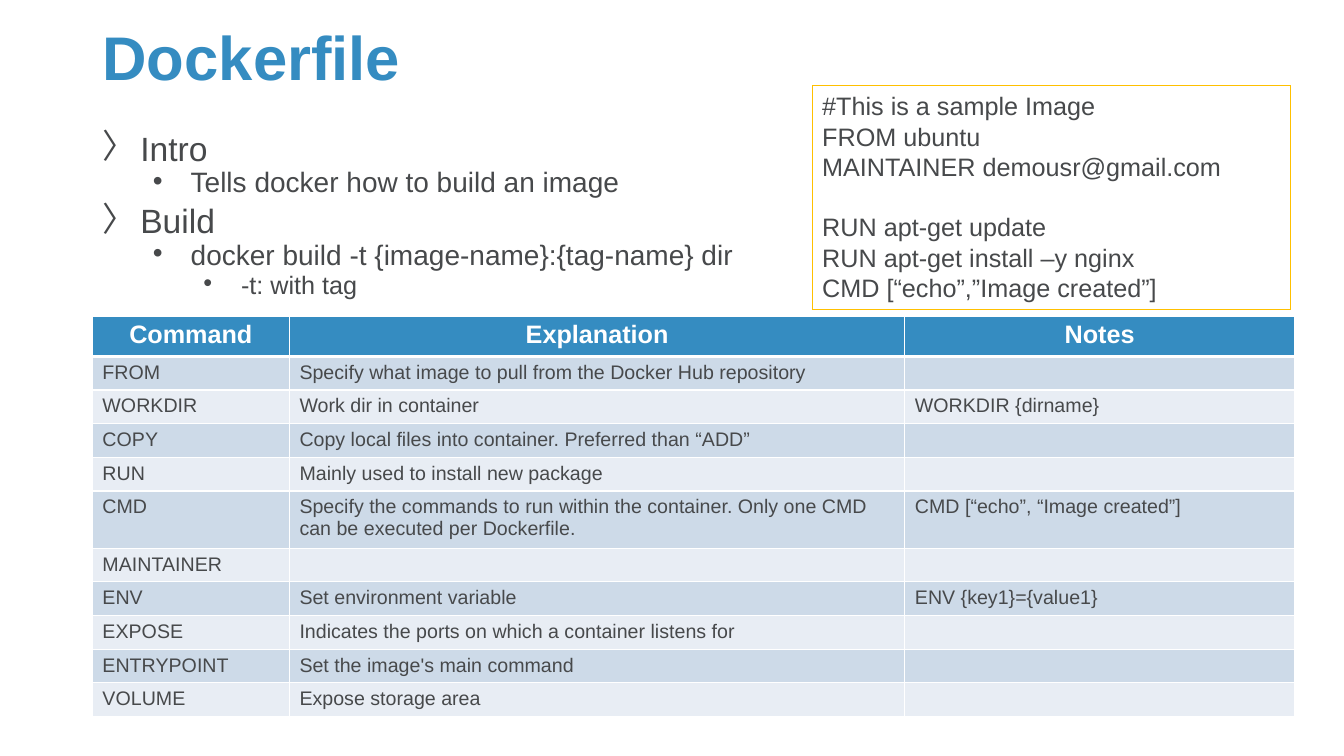
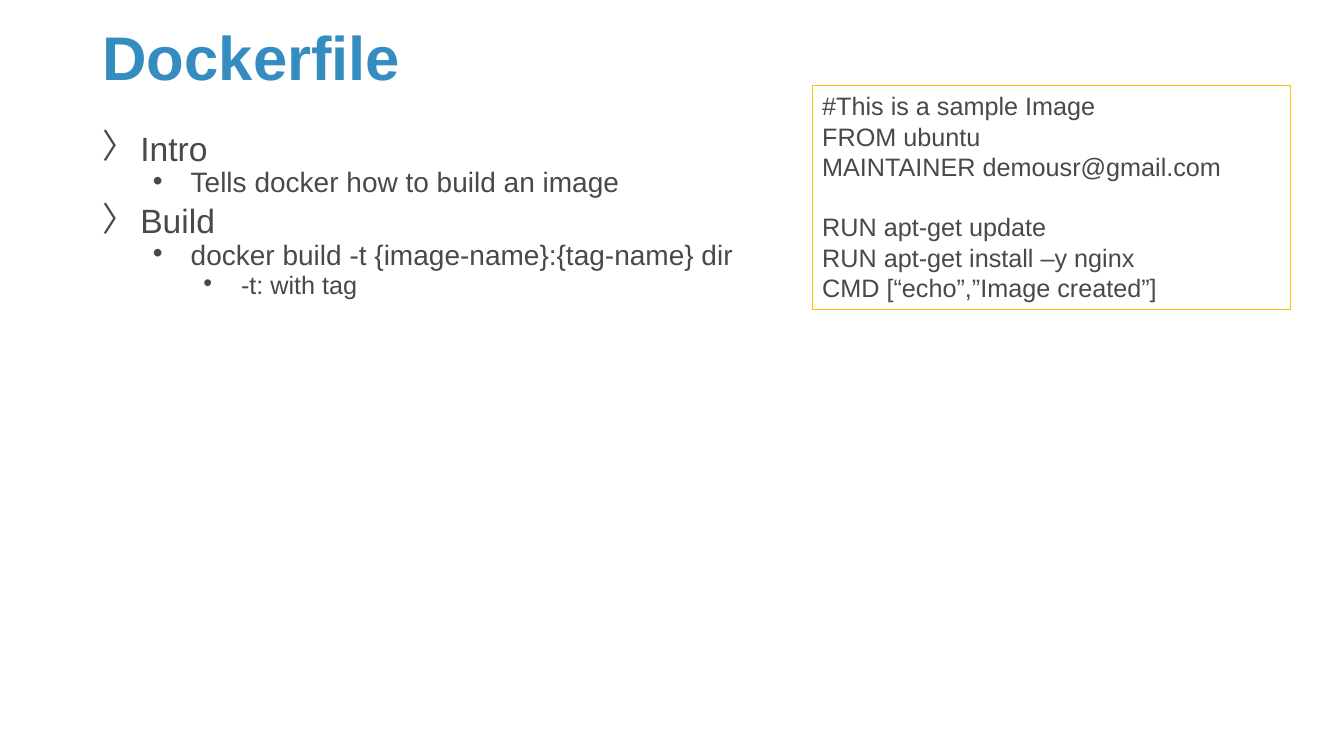
Before and after one commit to Sparks-Lu/TechNotes, a slide deck: slide 16 of Misc/Docker-Notes.pptx. Drawn at 1344x756 pixels with LibreOffice and Linux fonts; fonts in the diff are those of the drawing; background and template pictures are left out. Boxes give left, top, right and bottom in pixels: in the first picture for what was removed or moved away, otherwise in the second. Text is boxed around its words. In the diff, an @@ line names an element or a change of style, - is before the commit and + after.

```diff
--- a/Misc/Docker-Notes.pptx
+++ b/Misc/Docker-Notes.pptx
@@ table removed at [93,317,1296,713], 11 rows, 3 columns @@
-Command | Explanation | Notes
-FROM | Specify what image to pull from the Docker Hub repository | 
-WORKDIR | Work dir in container | WORKDIR {dirname}
-COPY | Copy local files into container. Preferred than “ADD” | 
-RUN | Mainly used to install new package | 
-CMD | Specify the commands to run within the container. Only one CMD can be executed per Dockerfile. | CMD [“echo”, “Image created”]
-MAINTAINER |  | 
-ENV | Set environment variable | ENV {key1}={value1}
-EXPOSE | Indicates the ports on which a container listens for | 
-ENTRYPOINT | Set the image's main command | 
-VOLUME | Expose storage area | 
```
Also in this commit, not shown: 3 other slides changed, 4 slides added, 3 other files.
